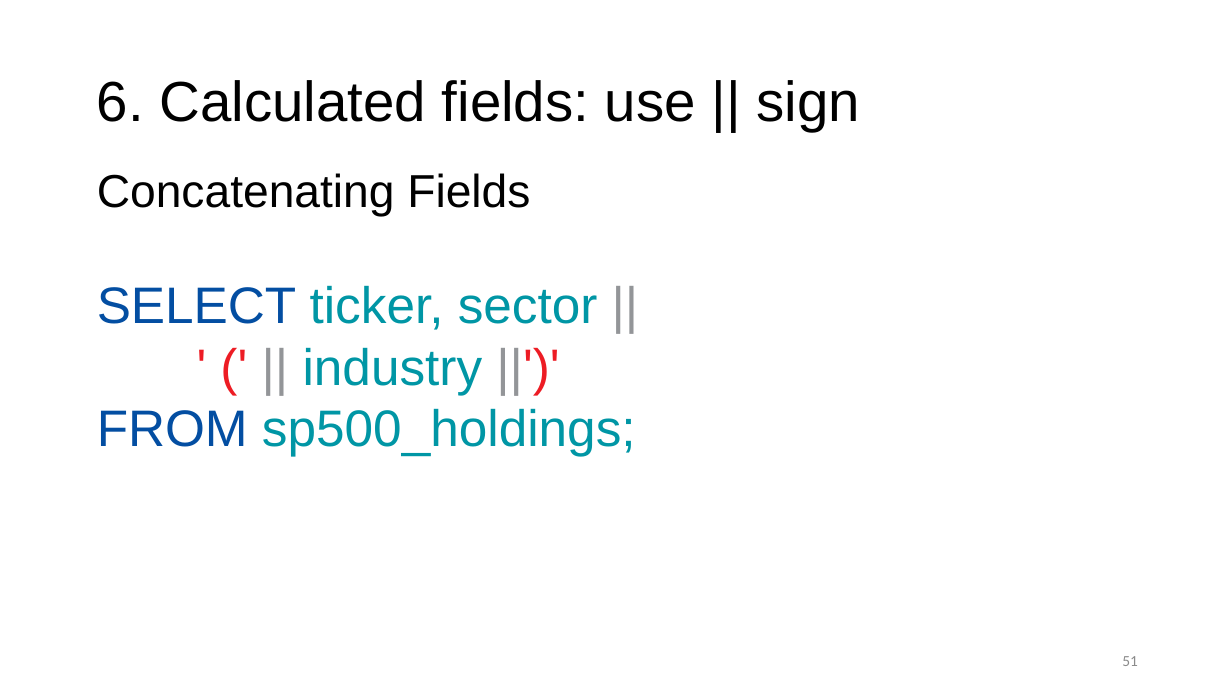
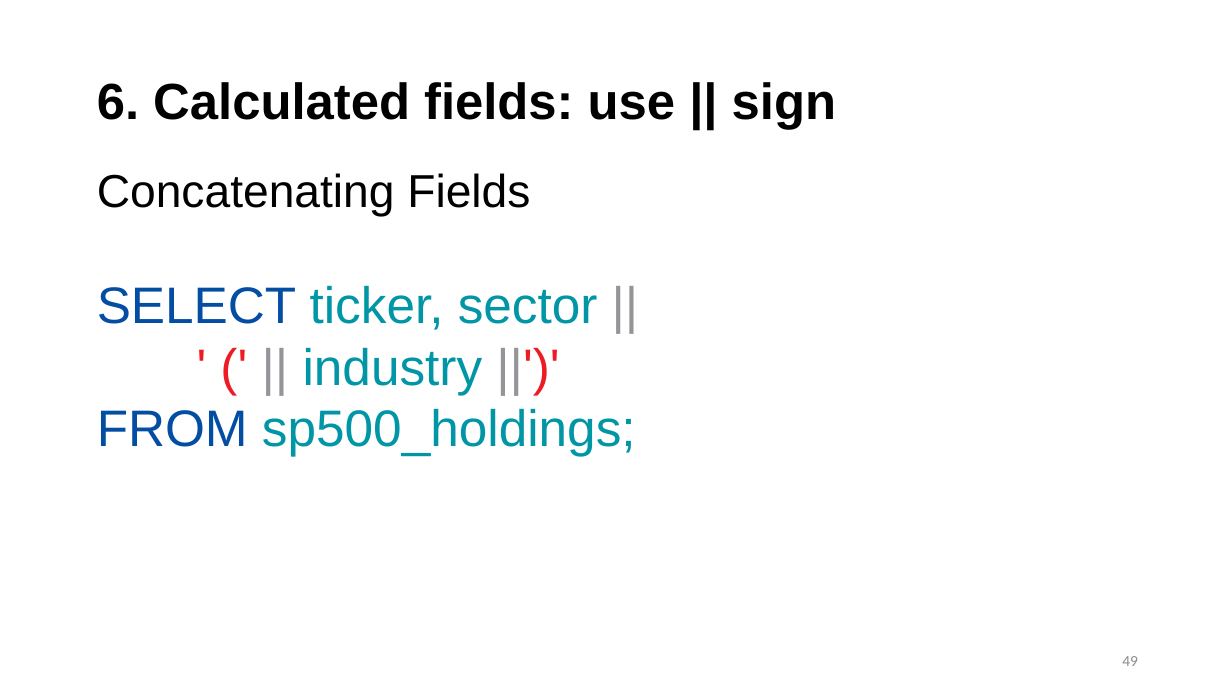
Before and after one commit to hgao62/sql_tutorial, a slide deck: slide 49 of SQL_PPT_2025.pptx (slide 51 before the commit). Drawn at 1232x693 pixels with LibreOffice and Linux fonts; fonts in the diff are those of the drawing. Boxes give left, top, right and bottom in pixels: in the first picture for what was removed or moved away, otherwise in the second. Text is boxed around its words. In the diff, an @@ line names an element or a change of style, - is before the commit and + after.

```diff
--- a/SQL_PPT_2025.pptx
+++ b/SQL_PPT_2025.pptx
@@ text "6. Calculated fields: use || ..." at (97,82,836,130): size 44 to 39.6 pt, bold on @@
@@ page number at (1122,656,1138,666): text changed @@
-51
+49
```
Also in this commit, not shown: 75 other slides changed, 1 slide added, 9 slides removed, 2 other files.
